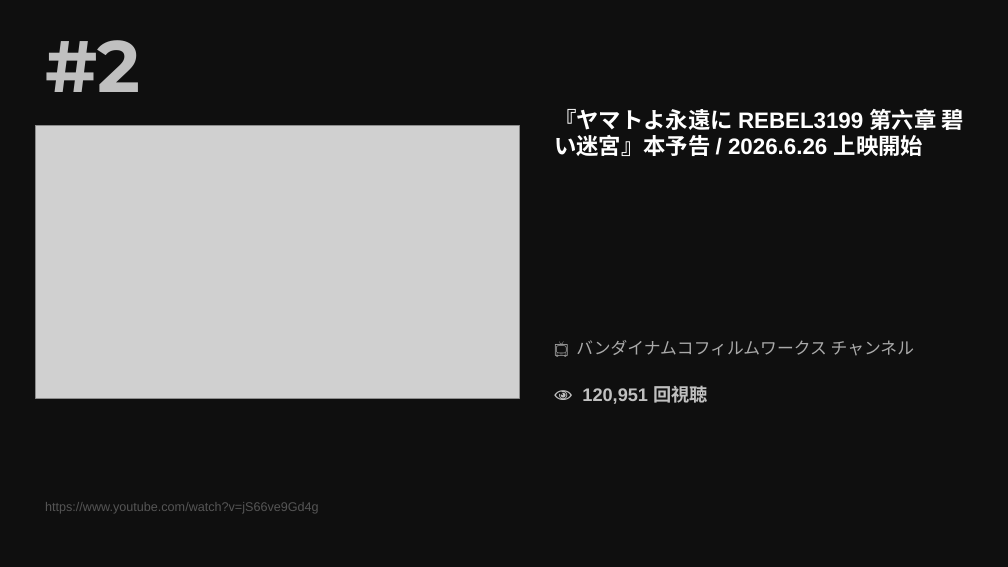
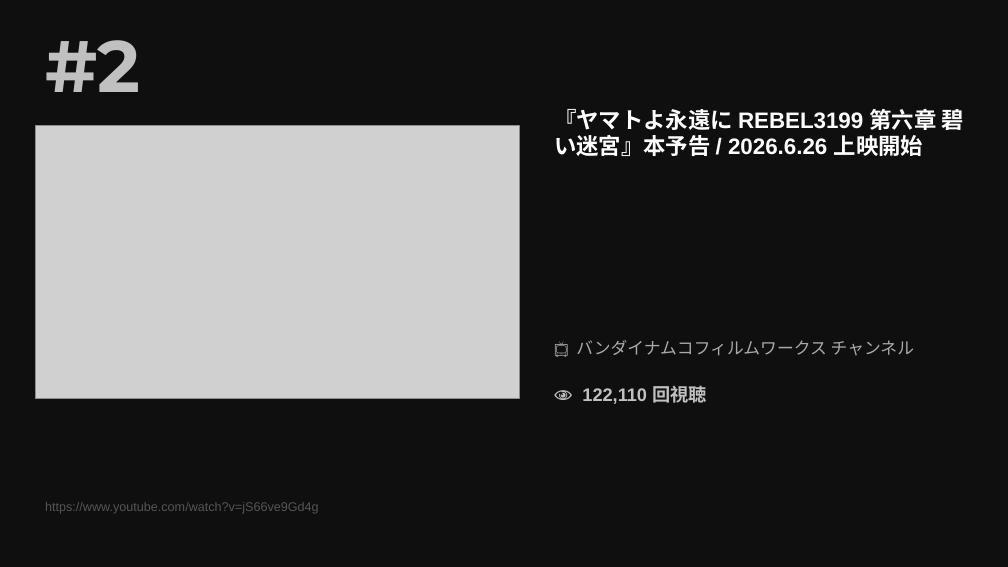
Before and after one commit to asaneasaburo0910-hub/youtube-crawler, a slide deck: slide 10 of youtube_ranking_20260509.pptx. Drawn at 1008x567 pixels with LibreOffice and Linux fonts; fonts in the diff are those of the drawing; grey boxes stand for pictures. Boxes give left, top, right and bottom in pixels: in the first picture for what was removed or moved away, otherwise in the second. Text is boxed around its words. In the diff, an @@ line names an element or a change of style, - is before the commit and + after.

```diff
--- a/youtube_ranking_20260509.pptx
+++ b/youtube_ranking_20260509.pptx
@@ text at <box>582,386,707,404</box>: text changed @@
-👁 120,951 回視聴
+👁 122,110 回視聴
```
Also in this commit, not shown: 13 other slides changed.
